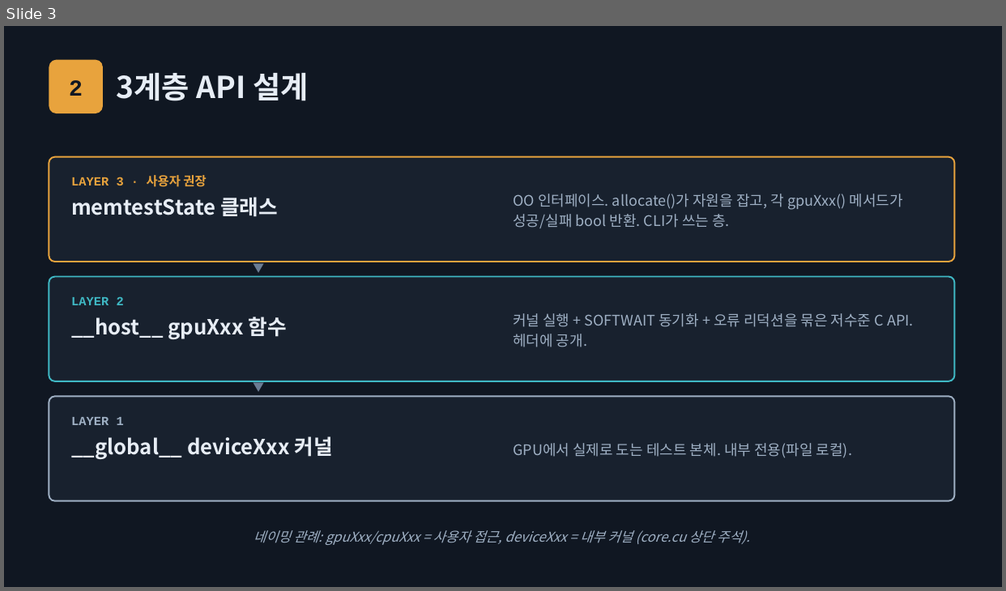
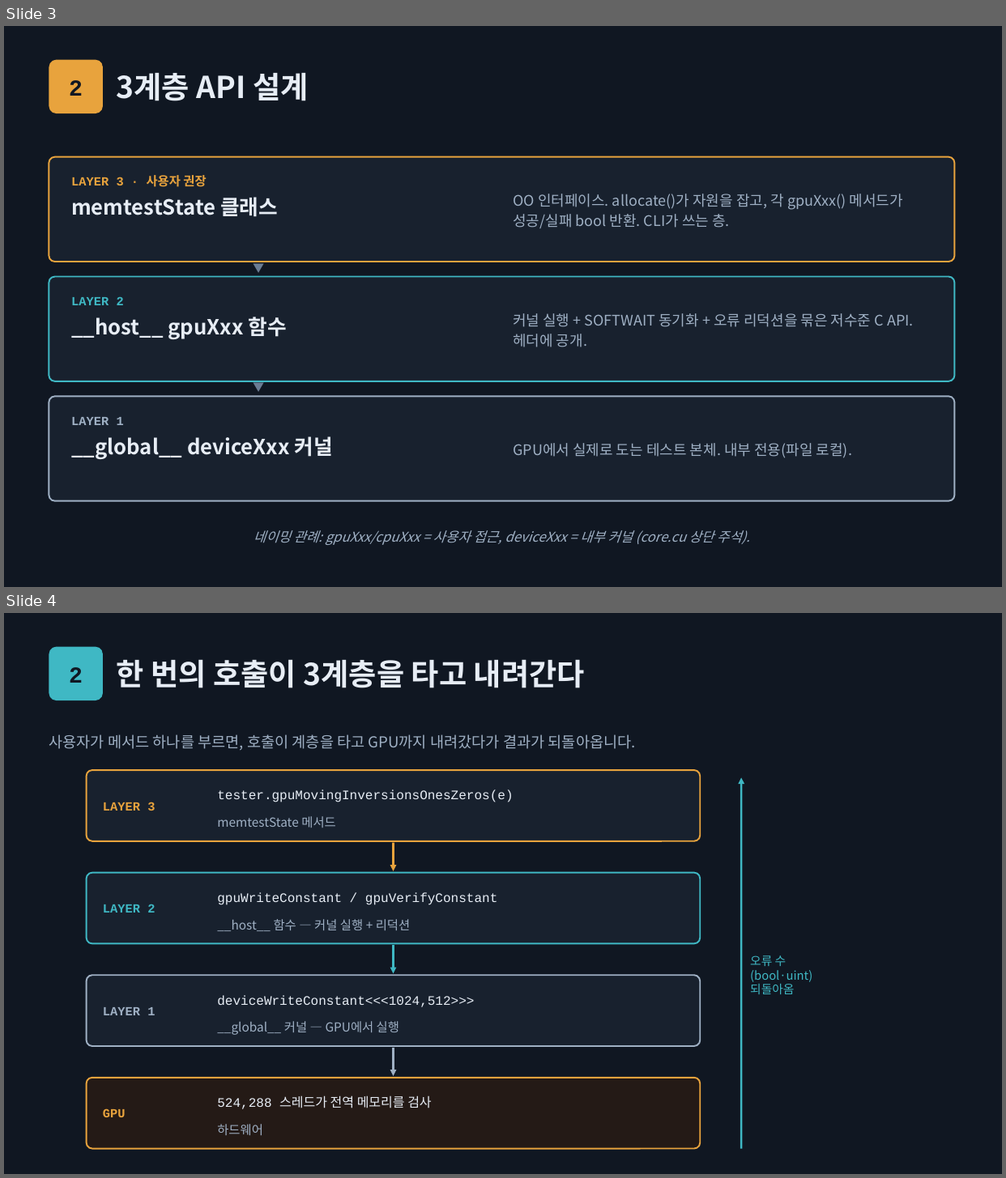
Before and after one commit to chorus96/memtestG80, a slide deck: docs/seminar/slides/세션5_객체지향API_라이브러리_캡스톤.pptx. Shown one above the other, each under a label of ours: slide 3 before the commit, slides 3 and 4 after it. The pictures are 1006x591 and 1006x1178 pixels, drawn with LibreOffice and Linux fonts; fonts in the diff are those of the drawing. Boxes give left, top, right and bottom in pixels: in the first picture for what was removed or moved away, otherwise in the second. Text is boxed around its words. In the diff, an @@ line names an element or a change of style, - is before the commit and + after.

```diff
--- a/docs/seminar/slides/세션5_객체지향API_라이브러리_캡스톤.pptx
+++ b/docs/seminar/slides/세션5_객체지향API_라이브러리_캡스톤.pptx
@@ slide 4 added at [4, 613, 1002, 1174], background #101722 @@
@@ rounded rectangle added at [49, 647, 103, 700], fill #3FB8C4, 22 pt, text #101722, bold @@
+2
@@ text added at [117, 659, 585, 688], 29 pt, text #E7EDF5, bold @@
+한 번의 호출이 3계층을 타고 내려간다
@@ text added at [49, 735, 636, 751], 14.5 pt, text #9FB0C4 @@
+사용자가 메서드 하나를 부르면, 호출이 계층을 타고 GPU까지 내려갔다가 결과가 되돌아옵니다.
@@ rounded rectangle added at [87, 770, 701, 841], fill #18212E, outline #E8A33D 1.5 pt @@
@@ arrow added from (741, 1149) to (741, 777), #3FB8C4 2 pt @@
@@ text added at [103, 802, 155, 811], 12 pt, text #E8A33D, bold @@
+LAYER 3
@@ text added at [217, 790, 513, 803], 12.5 pt, text #E7EDF5 @@
+tester.gpuMovingInversionsOnesZeros(e)
@@ text added at [217, 816, 335, 828], 12 pt, text #9FB0C4 @@
+memtestState 메서드
@@ arrow added from (394, 843) to (394, 871), #E8A33D 2 pt @@
@@ rounded rectangle added at [87, 873, 701, 944], fill #18212E, outline #3FB8C4 1.5 pt @@
@@ text added at [217, 892, 497, 905], 12.5 pt, text #E7EDF5 @@
+gpuWriteConstant / gpuVerifyConstant
@@ text added at [103, 905, 155, 913], 12 pt, text #3FB8C4, bold @@
+LAYER 2
@@ text added at [217, 919, 410, 931], 12 pt, text #9FB0C4 @@
+__host__ 함수 — 커널 실행 + 리덕션
@@ arrow added from (394, 945) to (394, 973), #3FB8C4 2 pt @@
@@ rounded rectangle added at [87, 975, 701, 1046], fill #18212E, outline #9FB0C4 1.5 pt @@
@@ text added at [750, 956, 812, 995], 11.5 pt, text #3FB8C4 @@
+오류 수
+(bool·uint)
+되돌아옴
@@ text added at [217, 995, 474, 1007], 12.5 pt, text #E7EDF5 @@
+deviceWriteConstant<<<1024,512>>>
@@ text added at [103, 1007, 155, 1016], 12 pt, text #9FB0C4, bold @@
+LAYER 1
@@ text added at [217, 1021, 399, 1035], 12 pt, text #9FB0C4 @@
+__global__ 커널 — GPU에서 실행
@@ arrow added from (394, 1048) to (394, 1076), #9FB0C4 2 pt @@
@@ rounded rectangle added at [87, 1078, 701, 1149], fill #241A16, outline #E8A33D 1.5 pt @@
@@ text added at [217, 1096, 431, 1110], 12.5 pt, text #E7EDF5 @@
+524,288 스레드가 전역 메모리를 검사
@@ text added at [103, 1109, 126, 1118], 12 pt, text #E8A33D, bold @@
+GPU
@@ text added at [217, 1124, 263, 1135], 12 pt, text #9FB0C4 @@
+하드웨어
```
Also in this commit, not shown: 1 other slide added, 13 other files.
